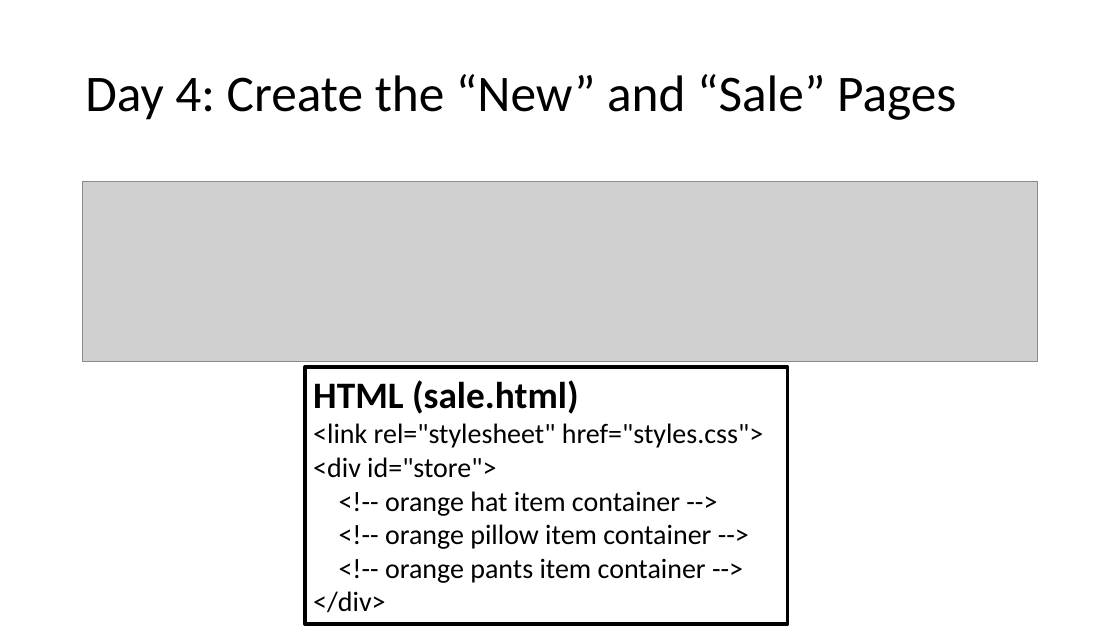
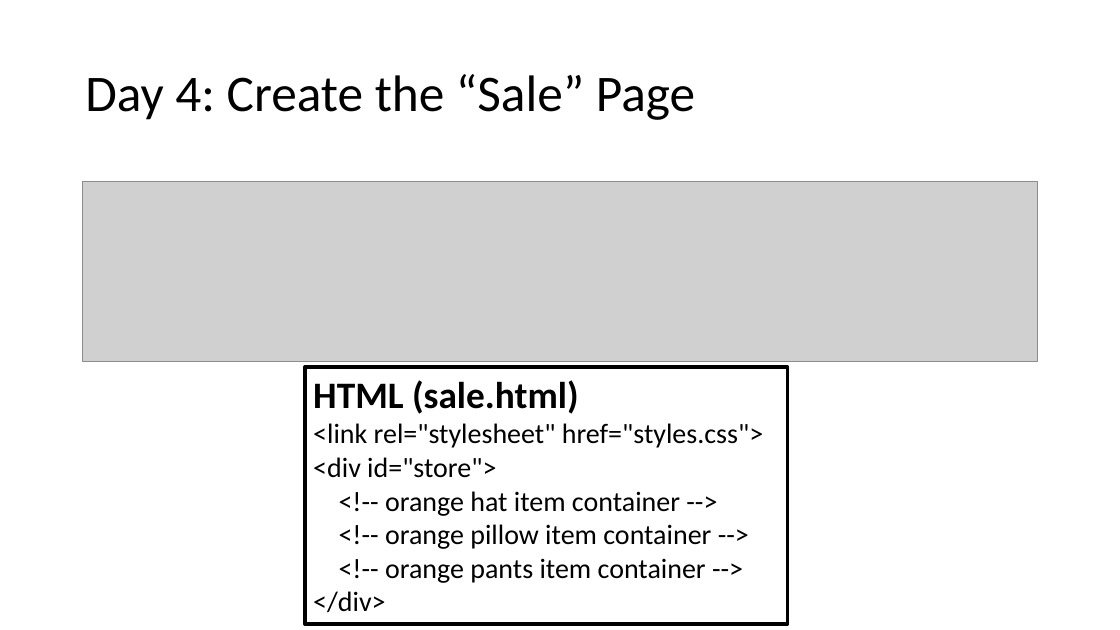
Before and after one commit to MrJoshGross/Course-Curricular-Material, a slide deck: slide 11 of Computer Science Principles/Projects/Project 3/Project 3 Checklist.pptx. Drawn at 1120x630 pixels with LibreOffice and Linux fonts; fonts in the diff are those of the drawing; grey boxes stand for pictures. Boxes give left, top, right and bottom in pixels: in the first picture for what was removed or moved away, otherwise in the second. Text is boxed around its words. In the diff, an @@ line names an element or a change of style, - is before the commit and + after.

```diff
--- a/Computer Science Principles/Projects/Project 3/Project 3 Checklist.pptx
+++ b/Computer Science Principles/Projects/Project 3/Project 3 Checklist.pptx
@@ title at (85,74,695,120): text changed @@
-Day 4: Create the “New” and “Sale” Pages
+Day 4: Create the “Sale” Page
```
Also in this commit, not shown: 2 other slides changed.
